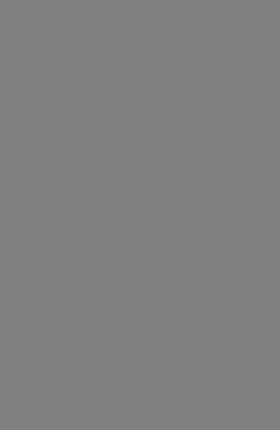
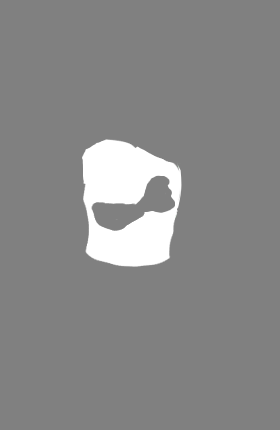
The second 280x430 image is a revision of the first. Changes to its layers:
showed "shirt 1", painted on it over [left=82, top=139, right=182, bottom=267]
